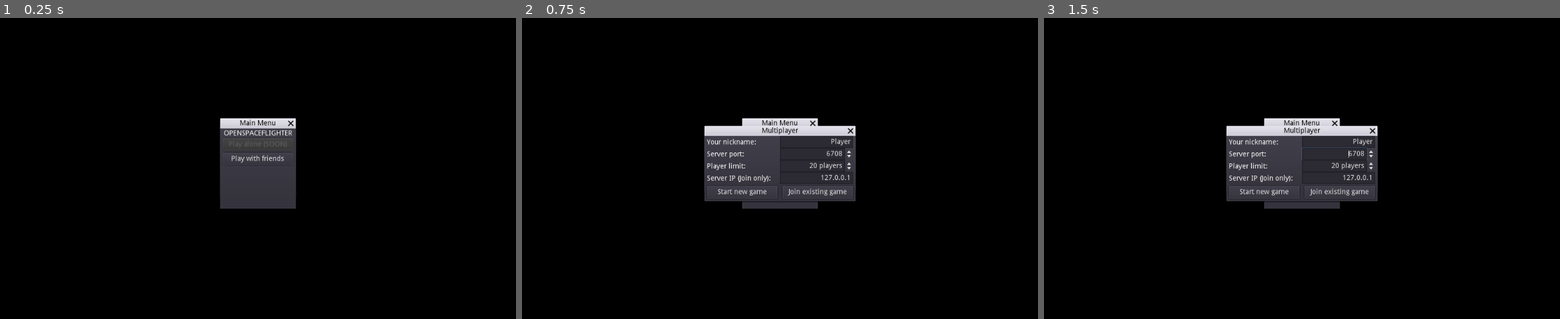
Above: before the commit, frames 1-3 (left to right).
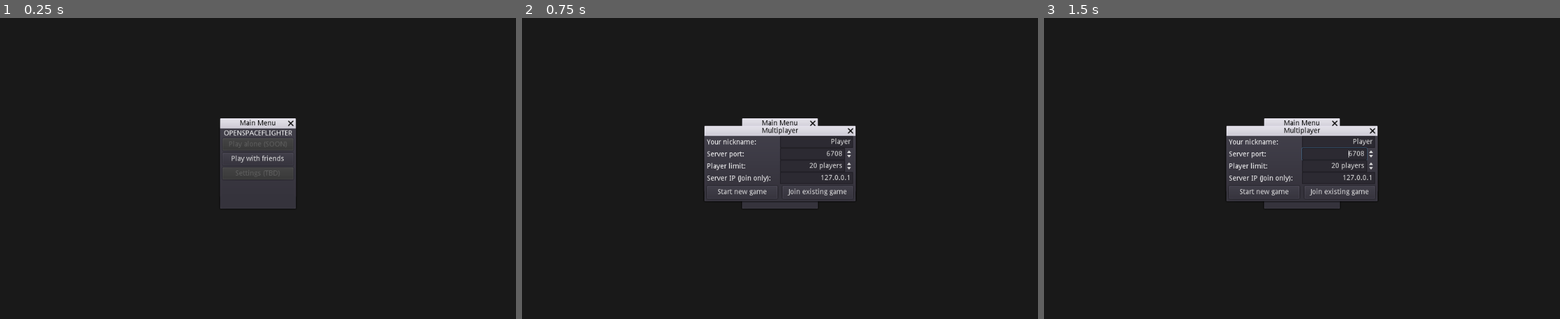
Above: after the commit, the same moments.

Repository: CaveJohnson376/open-spaceflighters
Game: Godot game, scene res://mainmenu/mainmenu.tscn
The game is run twice, just before and just after one commit, with the same random seed, the same clock (stepped at 60 frames per second) and the same inputs.
Inputs:
- Up to frame 1 (0.25 s): no input
- Up to frame 2 (0.75 s): click "Play with friends" at 0.5 s
- Up to frame 3 (1.5 s): click "Play with friends" at 1.25 s

The runs differ from the first frame. In frame 1, 95% of the frame differs, in the area x 0-100%, y 0-100%; in frame 2, 92%; in frame 3, 92%.

Commit message:
polished chat for a bit, but it still don`t work well

Diff:
--- a/chat/chat.gd
+++ b/chat/chat.gd
@@ -1,20 +1,28 @@
 extends WindowDialog
+
+var unreadmsgs = 0
 
 func _ready():
 	pass
 
 remote func sendmsg(msg):
 	$ScrollContainer/Label.text+=msg
+	unreadmsgs += 0
 	pass
 
 func _process(delta):
 	$ScrollContainer/Label.rect_min_size.x = $ScrollContainer.rect_size.x - 15
-	if Input.is_action_just_pressed("focus_chat"):
+	if Input.is_action_just_pressed("focus_chat") and not $msg.has_focus():
 		popup_centered()
 		$msg.grab_focus()
 	if Input.is_action_just_pressed("ui_accept") and $msg.has_focus():
 		send()
 		pass
+	$"/root/Gamemanager".ischatopen = visible
+	if visible:
+		unreadmsgs = 0
+	$"/root/Gamemanager".unreadmsgs = unreadmsgs
+	$"/root/Gamemanager".ischatactive = $msg.has_focus()
 	pass
 
 func send():
--- a/chat/chat.tscn
+++ b/chat/chat.tscn
@@ -3,7 +3,6 @@
 [ext_resource path="res://chat/chat.gd" type="Script" id=1]
 
 [node name="chat" type="WindowDialog"]
-visible = true
 margin_left = 220.0
 margin_top = 146.0
 margin_right = 520.0
--- a/game/game.tscn
+++ b/game/game.tscn
@@ -7,8 +7,6 @@
 
 [node name="game" type="Node2D"]
 script = ExtResource( 1 )
-
-[node name="players" type="Node2D" parent="."]
 
 [node name="world" type="Node2D" parent="."]
 
@@ -22,12 +20,13 @@
 position = Vector2( -6894, -5172 )
 texture = ExtResource( 4 )
 texture_scale = 50.0
-energy = 1.5
+energy = 2.0
 range_height = 2048.0
 shadow_enabled = true
 shadow_filter = 5
 
+[node name="players" type="Node2D" parent="."]
+
 [node name="CanvasLayer" type="CanvasLayer" parent="."]
 
 [node name="chat" parent="CanvasLayer" instance=ExtResource( 2 )]
-visible = false
--- a/gamemanager/GAMEMANAGER.gd
+++ b/gamemanager/GAMEMANAGER.gd
@@ -5,6 +5,9 @@
 export var ishost = false
 export var issingleplayer = false
 export var ready = false
+export var ischatopen = false
+export var ischatactive = false
+export var unreadmsgs = 0
 
 signal create_player(id, playername)
 signal host(port, plrcount, nick)
--- a/mainmenu/mainmenu.tscn
+++ b/mainmenu/mainmenu.tscn
@@ -64,6 +64,18 @@
 "_edit_use_anchors_": false
 }
 
+[node name="multiplayer2" type="Button" parent="mainmenu"]
+anchor_right = 1.0
+margin_left = 5.0
+margin_top = 78.0
+margin_right = -5.0
+margin_bottom = 102.0
+disabled = true
+text = "Settings (TBD)"
+__meta__ = {
+"_edit_use_anchors_": false
+}
+
 [node name="multiplayer" type="WindowDialog" parent="."]
 visible = true
 anchor_right = 1.0
--- a/planets/ankugantu/Ankugantu.tscn
+++ b/planets/ankugantu/Ankugantu.tscn
@@ -17,8 +17,7 @@
 scale = Vector2( 0.1, 0.1 )
 
 [node name="Center" type="Sprite" parent="Textures"]
-visible = false
-scale = Vector2( 10, 10 )
+scale = Vector2( 9.6, 9.6 )
 texture = ExtResource( 1 )
 
 [node name="surface" type="Node2D" parent="Textures"]
--- a/project.godot
+++ b/project.godot
@@ -17,6 +17,7 @@
 
 config/name="open-spaceflighters"
 run/main_scene="res://mainmenu/mainmenu.tscn"
+boot_splash/bg_color=Color( 0.141176, 0.141176, 0.141176, 1 )
 config/icon="res://icon.png"
 
 [autoload]
@@ -75,6 +76,11 @@
 "events": [ Object(InputEventKey,"resource_local_to_scene":false,"resource_name":"","device":0,"alt":false,"shift":false,"control":false,"meta":false,"command":false,"pressed":false,"scancode":96,"unicode":0,"echo":false,"script":null)
  ]
 }
+camera_mode={
+"deadzone": 0.5,
+"events": [ Object(InputEventKey,"resource_local_to_scene":false,"resource_name":"","device":0,"alt":false,"shift":false,"control":false,"meta":false,"command":false,"pressed":false,"scancode":67,"unicode":0,"echo":false,"script":null)
+ ]
+}
 
 [physics]
 
@@ -95,5 +101,5 @@
 quality/shadows/filter_mode=2
 quality/shadows/filter_mode.mobile=1
 quality/filters/use_nearest_mipmap_filter=true
-environment/default_clear_color=Color( 0, 0, 0, 1 )
+environment/default_clear_color=Color( 0.1, 0.1, 0.1, 1 )
 environment/default_environment="res://default_env.tres"
--- a/spaceship/spaceship.gd
+++ b/spaceship/spaceship.gd
@@ -1,14 +1,15 @@
 extends RigidBody2D
 
 const MIN_TIME = 0.05
-const max_thrust = 1
-const max_ang_thrust = 0.05
+const max_thrust = 5
+const max_ang_thrust = 0.15
 var throttle = 0
 var total_throttle = 0
 puppet var total_throttle_pub = 0
 var thrust = 0
 var timer = 0
 var zoom = 0.1
+var iscact = false
 export var nickname = ""
 export var player_id = 0
 puppet var my_position = Vector2(0, 0)
@@ -35,23 +36,28 @@
 		$Camera2D.zoom = zoom*Vector2(1, 1)
 	else:
 		$Engine_particles.scale = total_throttle_pub * Vector2(0.1, 0.1)
+
+	var unreadmsgs = $"/root/Gamemanager".unreadmsgs
+	var msgcount = "" if unreadmsgs == 0 else (" ("+str(clamp(unreadmsgs, 999, 0))+")")
+	$CanvasLayer/FlightUI/openchat.text = "Chat"+msgcount
+	iscact = $"/root/Gamemanager".ischatactive
 	pass
 
 func _physics_process(delta):
 	timer += delta
 	if is_network_master():
-		throttle += 0.01 if Input.is_action_pressed("engine_up") else 0
-		throttle -= 0.01 if Input.is_action_pressed("engine_down") else 0
-		throttle = 1 if Input.is_action_pressed("engine_max") else throttle
-		throttle = 0 if Input.is_action_pressed("engine_min") else throttle
+		throttle += 0.01 if Input.is_action_pressed("engine_up") and not iscact else 0
+		throttle -= 0.01 if Input.is_action_pressed("engine_down") and not iscact else 0
+		throttle = 1 if Input.is_action_pressed("engine_max") and not iscact else throttle
+		throttle = 0 if Input.is_action_pressed("engine_min") and not iscact else throttle
 		throttle = clamp(throttle, 0, 1)
 
-		total_throttle = (1 if Input.is_action_pressed("engine_pulse")else throttle)
+		total_throttle = (1 if Input.is_action_pressed("engine_pulse") and not iscact else throttle)
 		thrust = max_thrust*total_throttle
 		linear_velocity+=thrust*Vector2(0, -1).rotated(rotation)
 
-		angular_velocity-=max_ang_thrust if Input.is_action_pressed("rotateleft") else 0
-		angular_velocity+=max_ang_thrust if Input.is_action_pressed("rotateright") else 0
+		angular_velocity-=max_ang_thrust if Input.is_action_pressed("rotateleft") and not iscact else 0
+		angular_velocity+=max_ang_thrust if Input.is_action_pressed("rotateright") and not iscact else 0
 
 		$Camera2D.rotation_degrees = angular_velocity*-10
 
@@ -78,7 +84,7 @@
 
 func _input(event):
 	if event is InputEventMouseButton:
-		zoom -= 0.02 if event.button_index == BUTTON_WHEEL_UP else 0
-		zoom += 0.02 if event.button_index == BUTTON_WHEEL_DOWN else 0
+		zoom -= 0.01 if event.button_index == BUTTON_WHEEL_UP else 0
+		zoom += 0.01 if event.button_index == BUTTON_WHEEL_DOWN else 0
 		zoom = clamp(zoom, 0.02, 0.5)
 	pass
--- a/spaceship/spaceship.tscn
+++ b/spaceship/spaceship.tscn
@@ -48,7 +48,6 @@
 "
 
 [node name="player" type="RigidBody2D"]
-mass = 10.0
 physics_material_override = SubResource( 1 )
 can_sleep = false
 linear_damp = 0.0
@@ -106,10 +105,34 @@
 
 [node name="Camera2D" type="Camera2D" parent="."]
 rotating = true
-current = true
 zoom = Vector2( 0.1, 0.1 )
 smoothing_speed = 10.0
 drag_margin_left = 0.0
 drag_margin_top = 0.0
 drag_margin_right = 0.0
 drag_margin_bottom = 0.0
+
+[node name="CanvasLayer" type="CanvasLayer" parent="."]
+
+[node name="FlightUI" type="Panel" parent="CanvasLayer"]
+anchor_left = 0.5
+anchor_top = 1.0
+anchor_right = 0.5
+anchor_bottom = 1.0
+margin_left = -200.0
+margin_top = -100.0
+margin_right = 200.0
+__meta__ = {
+"_edit_use_anchors_": false
+}
+
+[node name="openchat" type="Button" parent="CanvasLayer/FlightUI"]
+margin_left = 5.0
+margin_top = 5.0
+margin_right = 80.0
+margin_bottom = 25.0
+shortcut_in_tooltip = false
+text = "Chat"
+__meta__ = {
+"_edit_use_anchors_": false
+}
Binary file changed: planets/ankugantu/textures/test.png
